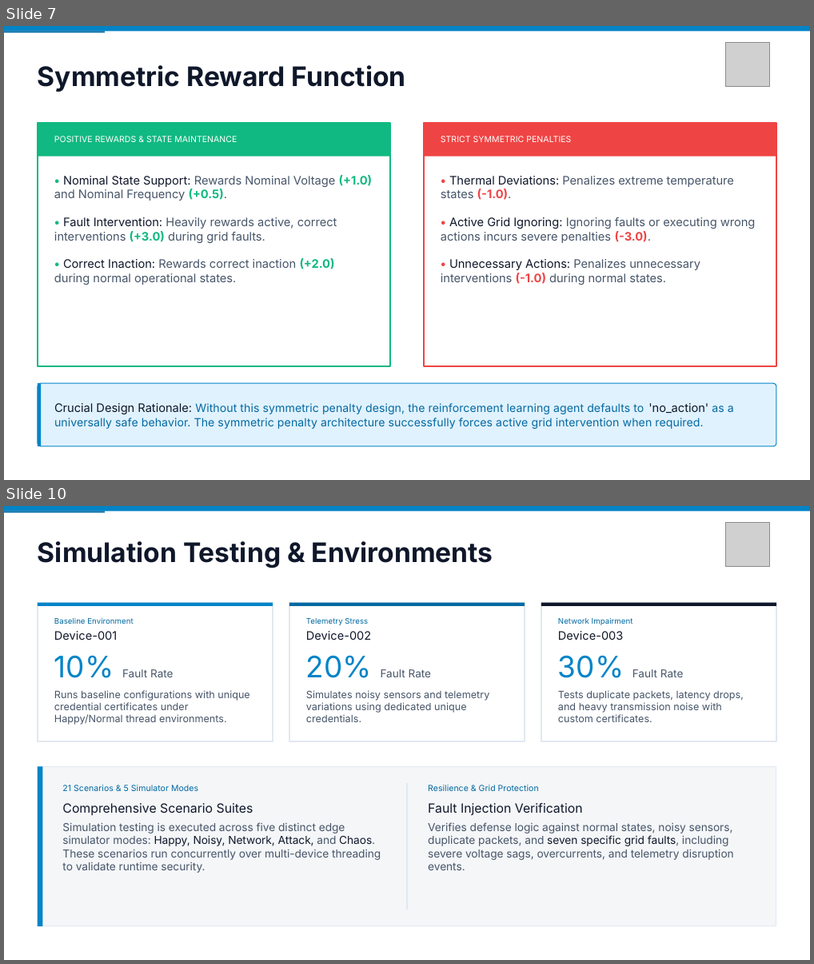
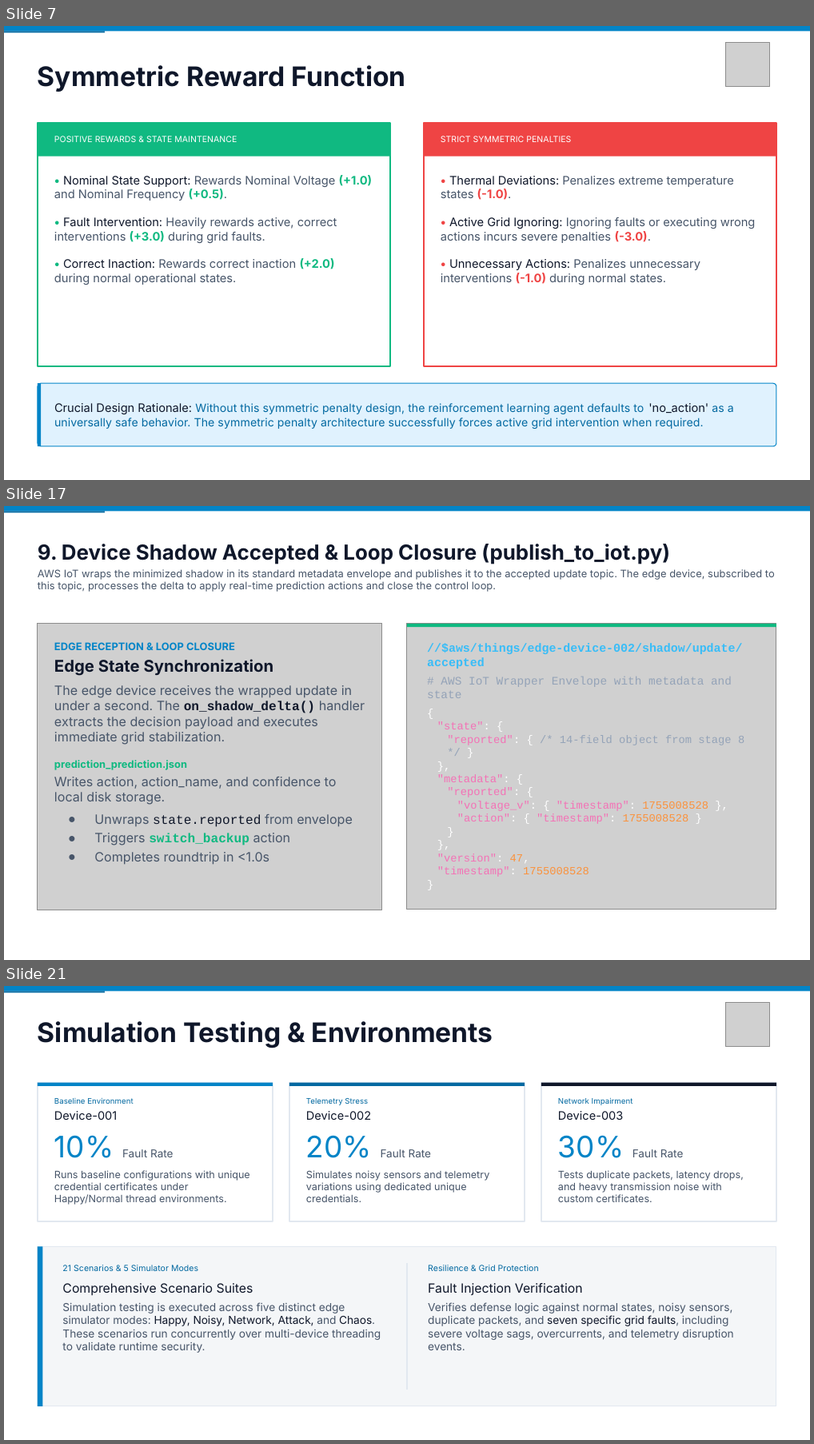
Before and after one commit to hrshimpi/power-grid-iot-RL-pipeline, a slide deck: docs/Grid-RL Presentation.pptx. Shown one above the other, each under a label of ours: slides 7 and 10 before the commit, slides 7, 17 and 21 after it; the slides between them are not shown. The pictures are 814x964 and 814x1444 pixels, drawn with LibreOffice and Linux fonts; fonts in the diff are those of the drawing; grey boxes stand for pictures; background and template pictures are left out. Boxes give left, top, right and bottom in pixels: in the first picture for what was removed or moved away, otherwise in the second. Text is boxed around its words. In the diff, an @@ line names an element or a change of style, - is before the commit and + after.

Commit message:
docs: update presentation deck
Expanded from 13 to 24 slides: deeper architecture/security detail,
the full stage-by-stage data journey, attack simulation, and the
fault-detection chart.

```diff
--- a/docs/Grid-RL Presentation.pptx
+++ b/docs/Grid-RL Presentation.pptx
@@ slide 17 added at (4, 506, 810, 960), background #FFFFFF @@
@@ rectangle added at (4, 506, 810, 511), fill #0284C7 @@
@@ rectangle added at (4, 511, 105, 512), fill #0369A1 @@
@@ text added at (38, 544, 775, 592), 9.2 pt, text #475569 @@
+9. Device Shadow Accepted & Loop Closure (publish_to_iot.py)
+AWS IoT wraps the minimized shadow in its standard metadata envelope and publishes it to the accepted update topic. The edge device, subscribed to this topic, processes the delta to apply real-time prediction actions and close the control loop.
@@ picture added at (37, 623, 382, 909) @@
@@ picture added at (407, 624, 777, 909) @@
@@ rectangle added at (407, 624, 777, 627), fill #10B981 @@
@@ text added at (54, 642, 365, 864), 11.5 pt, text #475569 @@
+EDGE RECEPTION & LOOP CLOSURE
+Edge State Synchronization
+The edge device receives the wrapped update in under a second. The on_shadow_delta() handler extracts the decision payload and executes immediate grid stabilization.
+prediction_prediction.json
+Writes action, action_name, and confidence to local disk storage.
+● Unwraps state.reported from envelope
+● Triggers switch_backup action
+● Completes roundtrip in <1.0s
@@ text added at (427, 643, 745, 876), 9.8 pt, text #F472B6 @@
+//$aws/things/edge-device-002/shadow/update/accepted
+# AWS IoT Wrapper Envelope with metadata and state
+{
+"state": {
+"reported": { /* 14-field object from stage 8 */ }
+},
+"metadata": {
+"reported": {
+"voltage_v": { "timestamp": 1755008528 },
+"action": { "timestamp": 1755008528 }
+}
+},
+"version": 47,
+"timestamp": 1755008528
+}
@@ what was slide 10 is now slide 21 @@
```
Also in this commit, not shown: 5 slides changed, 10 other slides added.
